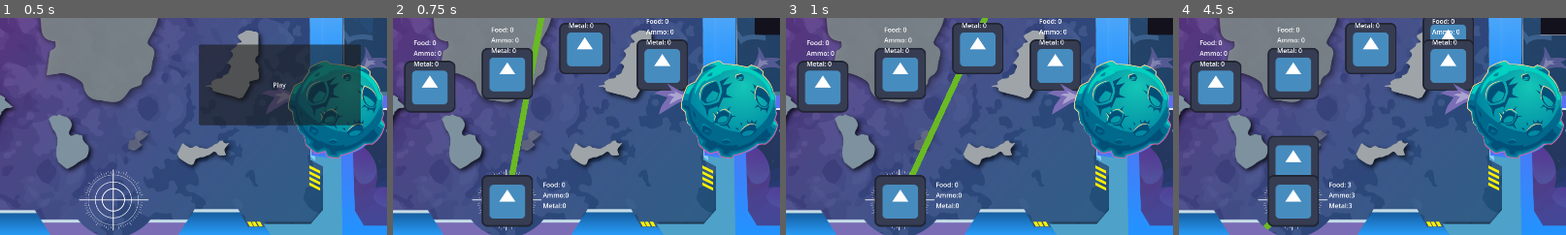
Above: before the commit, frames 1-4 (left to right).
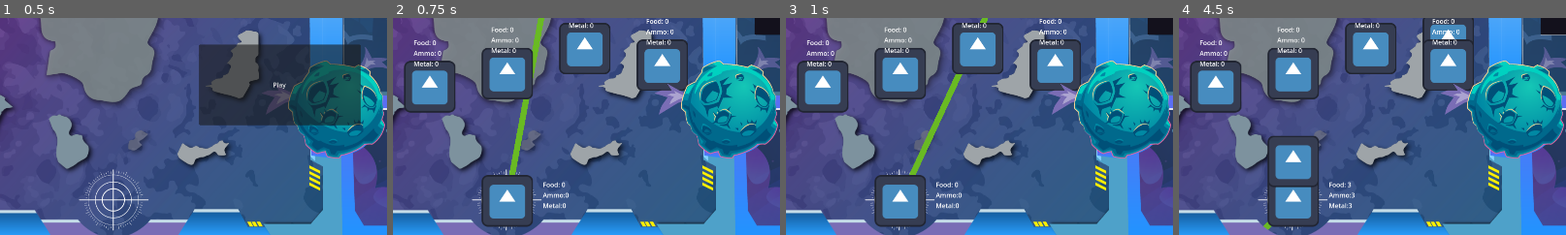
Above: after the commit, the same moments.

Repository: G36maid/GGJ25-kh-teamC
Game: Godot game, scene res://sences/game.tscn
Two runs of this game, one before a commit and one after it. Both use one fixed random seed, a clock stepped at 60 frames per second and the inputs below. The engine's default icon, where the game draws it, is replaced by a stand-in: a white triangle on a blue panel in a dark square.
Inputs (mouse positions are % of the whole screen's width and height, from its top left):
- Up to frame 1 (0.5 s): no input
- Up to frame 2 (0.75 s): click "Play" at 0.5 s
- Up to frame 3 (1 s): no input
- Up to frame 4 (4.5 s): click (78, 31) at 1.27 s; type "12" at 1.35 s; tap Enter (send_cmd) at 2, 2.85, 4.35 s; hold Enter (send_cmd) 2.03-2.78 s; hold Enter (send_cmd) 3.53-4.28 s
The pictures show only the part of the screen within x 14-64%, y 49-99%; the shares and areas given below are measured in that part.

Frame 1 is identical in both runs. In frame 2, less than 0.1% of the frame differs, in the area x 22-37%, y 72-96%; in frame 3, less than 0.1%; in frame 4, 0.4%, in the area x 22-36%, y 72-96%.

Commit message:
feat(deliverer): can be scanned

Diff:
--- a/scripts/deliverer.gd
+++ b/scripts/deliverer.gd
@@ -4,6 +4,7 @@
 @export var speed: int = 30
 
 @onready var ally_parent = $/root/game/allys
+@onready var sprite = $Sprite2D
 
 enum State {
 	Idle,
@@ -17,23 +18,25 @@
 
 var _commands: Array = []
 var _next_target: String = "hq"
+var can_be_scanned: bool = true
 
 func _ready() -> void:
-	#set_commands([
-		#["grab", "food", "10"],
-		#["goto", "ally1"],
-		#["goto", "hq"],
-		#["grab", "food", "10"],
-		#["goto", "ally1"],
-		#["drop", "food", "10"],
-		#["grab", "ammo", "10"],
-		#["goto", "ally2"],
-		#["drop", "ammo", "10"],
-		#["grab", "metal", "10"],
-		#["goto", "hq"],
-		#["drop", "metal", "10"], # TODO: can I drop resource to hq?
-	#])
-	pass
+
+	sprite.visible = false
+
+func on_radar_scanned():
+	if not can_be_scanned:
+		return
+	can_be_scanned = false
+	get_tree().create_timer(3.0).timeout.connect(func(): can_be_scanned = true)
+
+	var s := sprite.duplicate()
+	(s as Sprite2D).position = position
+	(s as Sprite2D).visible = true
+	get_tree().create_timer(1.0).timeout.connect(Callable(s, "queue_free"))
+	get_tree().get_root().add_child(s)
+
+	print("Radar scanned.")
 
 func set_commands(commands: Array) -> bool:
 	"""
--- a/sences/deliverer.tscn
+++ b/sences/deliverer.tscn
@@ -1,10 +1,10 @@
 [gd_scene load_steps=4 format=3 uid="uid://33dtqel1p2j5"]
 
 [ext_resource type="Script" path="res://scripts/deliverer.gd" id="1_j3rnc"]
-[ext_resource type="Texture2D" uid="uid://ddwwtok3rvohy" path="res://icon.svg" id="1_sj7x6"]
+[ext_resource type="Texture2D" uid="uid://jo3ja0qqc4qf" path="res://assets/mail.png" id="2_5df5o"]
 
 [sub_resource type="RectangleShape2D" id="RectangleShape2D_d8o76"]
-size = Vector2(132, 132)
+size = Vector2(56, 38)
 
 [node name="deliverer" type="Node2D"]
 script = ExtResource("1_j3rnc")
@@ -15,4 +15,5 @@
 shape = SubResource("RectangleShape2D_d8o76")
 
 [node name="Sprite2D" type="Sprite2D" parent="."]
-texture = ExtResource("1_sj7x6")
+scale = Vector2(0.05, 0.05)
+texture = ExtResource("2_5df5o")
Binary file added: assets/mail.png
Not shown, added: assets/mail.png.import
